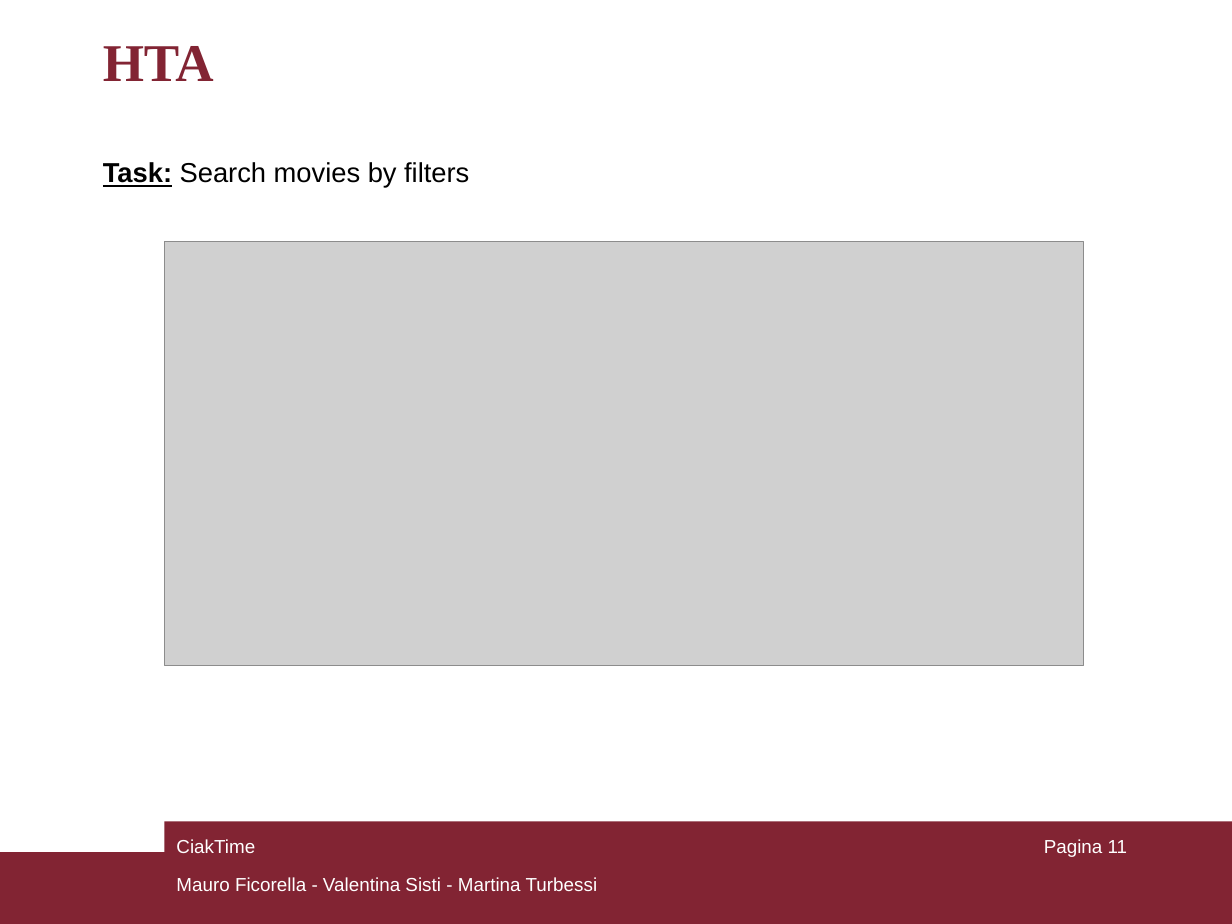
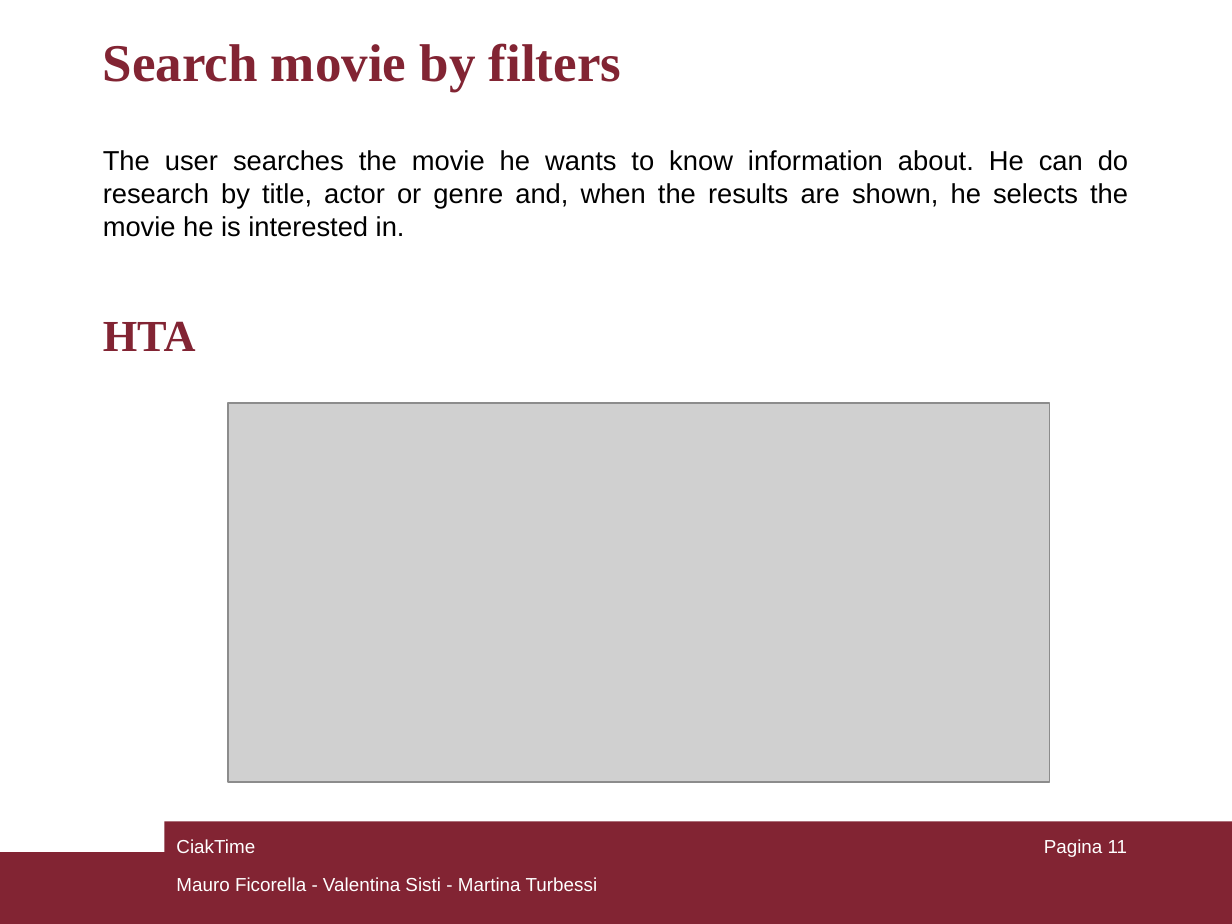
Before and after one commit to mauroficorella/Human-Computer-Interaction, a slide deck: slide 11 of Documentazione/CiakTime_HCI.ppt. Drawn at 1232x924 pixels with LibreOffice and Linux fonts; fonts in the diff are those of the drawing; grey boxes stand for pictures. Boxes give left, top, right and bottom in pixels: in the first picture for what was removed or moved away, otherwise in the second. Text is boxed around its words. In the diff, an @@ line names an element or a change of style, - is before the commit and + after.

```diff
--- a/Documentazione/CiakTime_HCI.ppt
+++ b/Documentazione/CiakTime_HCI.ppt
@@ text at [103,43,621,92]: text changed @@
-HTA
+Search movie by filters
@@ text added at [103,150,1128,237], 16 pt, text #000000 @@
+The user searches the movie he wants to know information about. He can do research by title, actor or genre and, when the results are shown, he selects the movie he is interested in.
@@ text at [103,321,196,351]: text changed; size 16 to 25.9 pt; font Arial to Times New Roman; text colour #000000 to #822433; bold on @@
-Task: Search movies by filters
+HTA
@@ picture: place and size @@
-picture at [164,241,1083,665]
+picture at [228,403,1050,782]
```
Also in this commit, not shown: 3 other slides changed, 1 other file.
